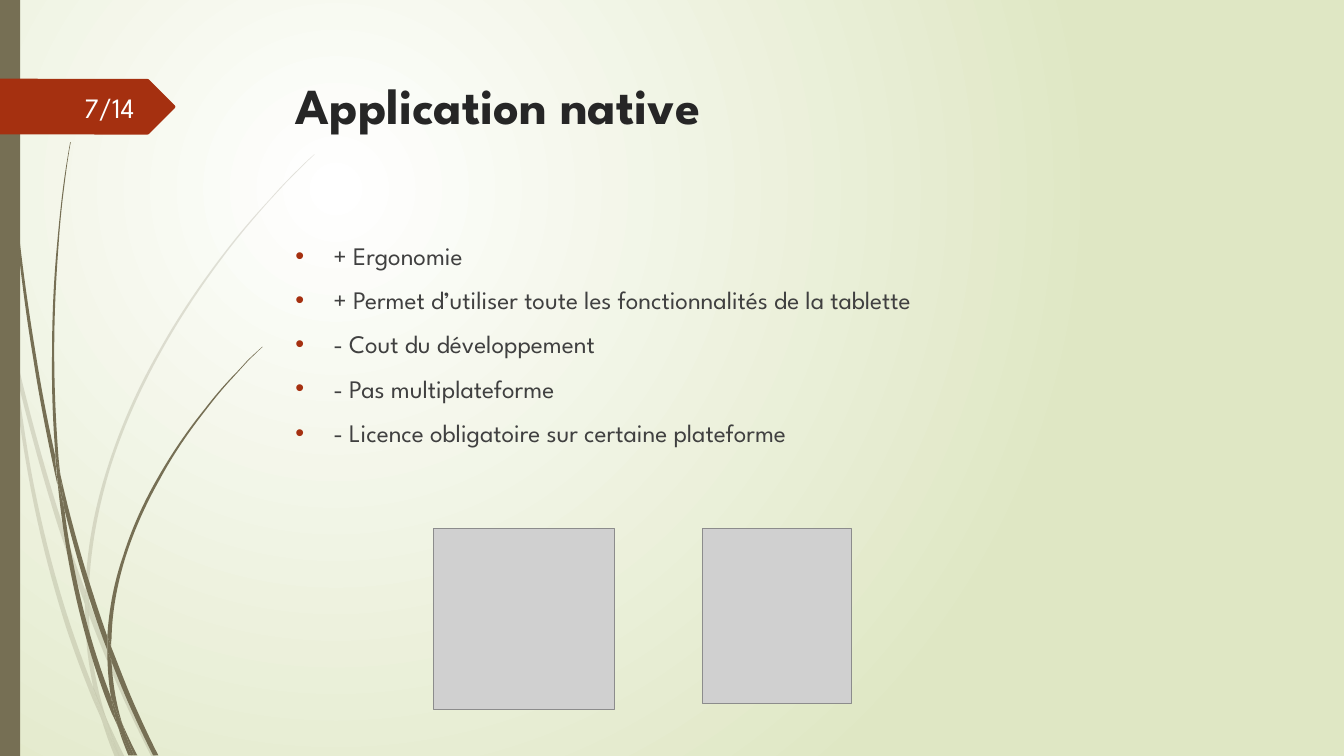
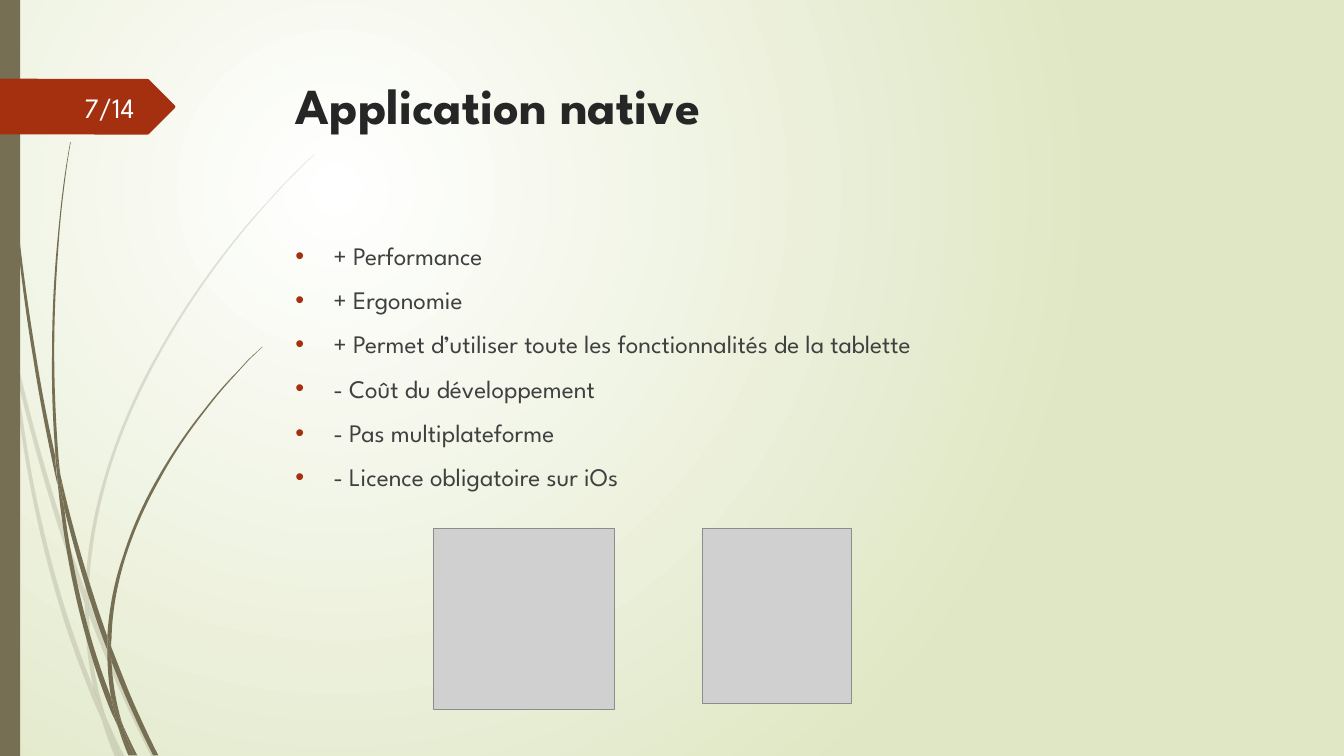
Before and after one commit to Codastephen/Maquette, a slide deck: slide 7 of doc/Présentation borne.pptx. Drawn at 1344x756 pixels with LibreOffice and Linux fonts; fonts in the diff are those of the drawing; grey boxes stand for pictures. Boxes give left, top, right and bottom in pixels: in the first picture for what was removed or moved away, otherwise in the second. Text is boxed around its words. In the diff, an @@ line names an element or a change of style, - is before the commit and + after.

```diff
--- a/doc/Présentation borne.pptx
+++ b/doc/Présentation borne.pptx
@@ text at (353,247,482,266): paragraph added @@
+• + Performance
@@ text at (349,380,595,404): text changed @@
-• - Cout du développement
+• - Coût du développement
@@ text at (349,468,618,492): text changed @@
-• - Licence obligatoire sur certaine plateforme
+• - Licence obligatoire sur iOs
```
Also in this commit, not shown: 5 other slides changed, 5 other files.
